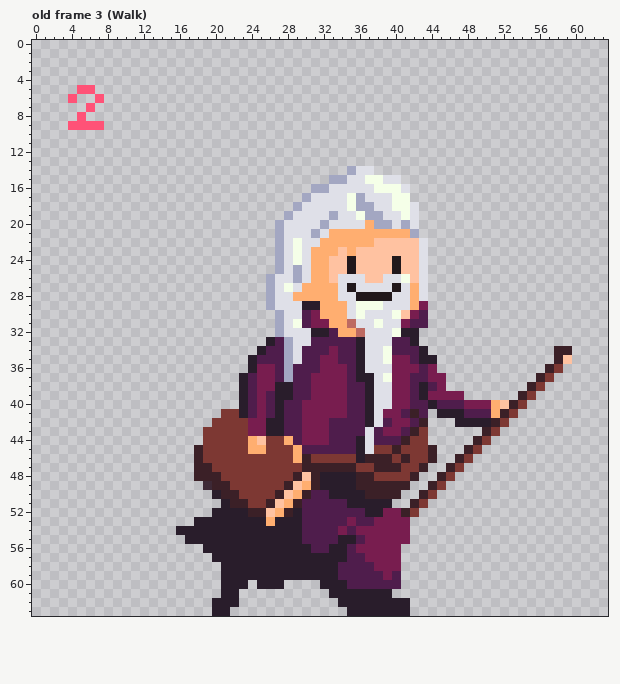
File history of a pixel-art file, Characters/Sprites/Wizard Gramps.aseprite. Above, as it was before the edit.
64x64 pixels, 10 frames. Shown: old frame 3 (Walk). The commit also changed other frames, which this record leaves out.
New version:
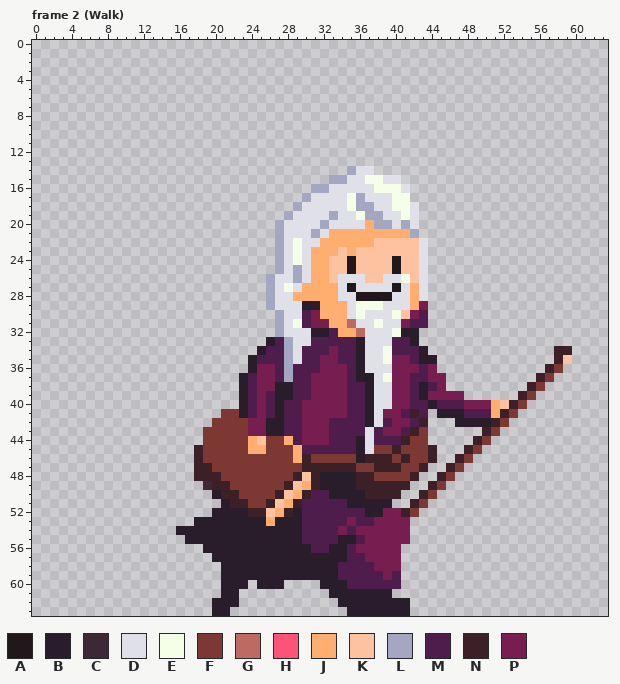
Palette (. is transparent): A #21181b  B #291d2b  C #3d2936  D #dfe0e8  E #f5ffe8  F #7d3833  G #bd6a62  H #ff5277  J #ffae70  K #ffc2a1  L #a3a7c2  M #4f1d4c  N #3b2027  P #781d4f
A new or re-ordered frame is compared with the old frame closest to it.
Change:
{"change": "frames re-ordered"}
{"where": "frame 2 (Walk) against old frame 3 (Walk)"}
{"frame":2,"y":5,"x":5,"old":"HH","new":".."}
{"frame":2,"y":6,"x":4,"old":"H","new":"."}
{"frame":2,"y":6,"x":7,"old":"H","new":"."}
{"frame":2,"y":7,"x":6,"old":"H","new":"."}
{"frame":2,"y":8,"x":5,"old":"H","new":"."}
{"frame":2,"y":9,"x":4,"old":"HHHH","new":"...."}
